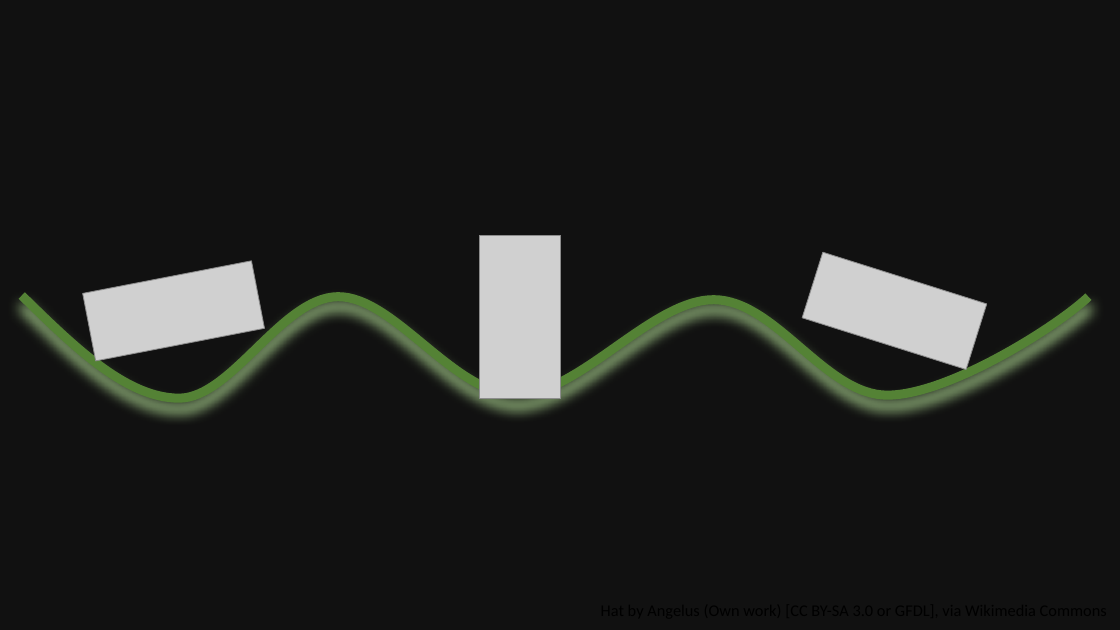
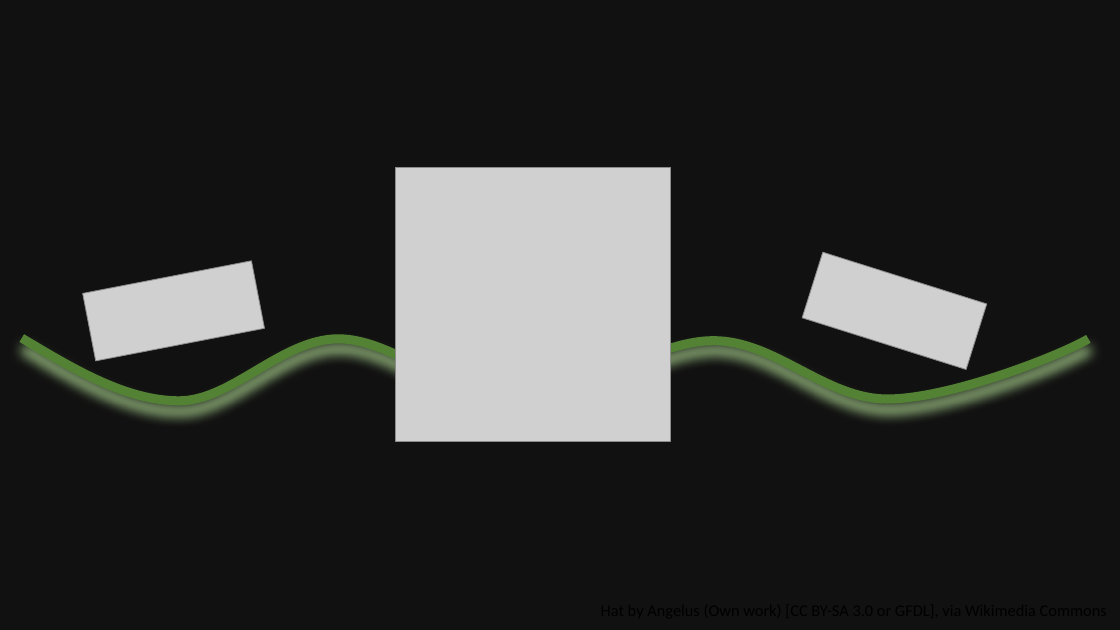
Before and after one commit to SzymonPobiega/IShallSayThisOnlyOnce, a slide deck: slide 5 of docs/images.pptx (slide 3 before the commit). Drawn at 1120x630 pixels with LibreOffice and Linux fonts; fonts in the diff are those of the drawing; grey boxes stand for pictures. Boxes give left, top, right and bottom in pixels: in the first picture for what was removed or moved away, otherwise in the second. Text is boxed around its words. In the diff, an @@ line names an element or a change of style, - is before the commit and + after.

```diff
--- a/docs/images.pptx
+++ b/docs/images.pptx
@@ picture added at (x1=396, y1=167, x2=670, y2=442) @@
@@ picture removed at (x1=480, y1=235, x2=561, y2=398) @@
@@ freeform shape resized from (x1=22, y1=296, x2=1089, y2=398) to (x1=22, y1=339, x2=1089, y2=402) @@
```
Also in this commit, not shown: 3 other slides changed, 4 slides added, 23 other files.
